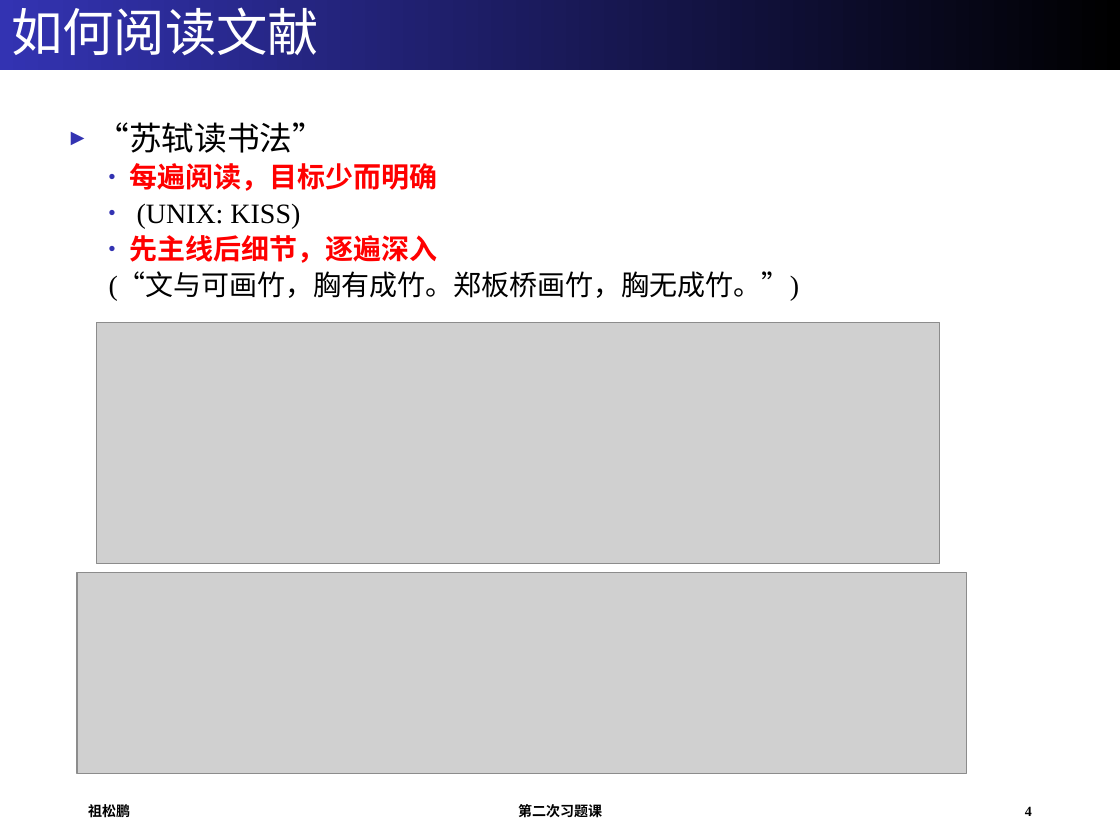
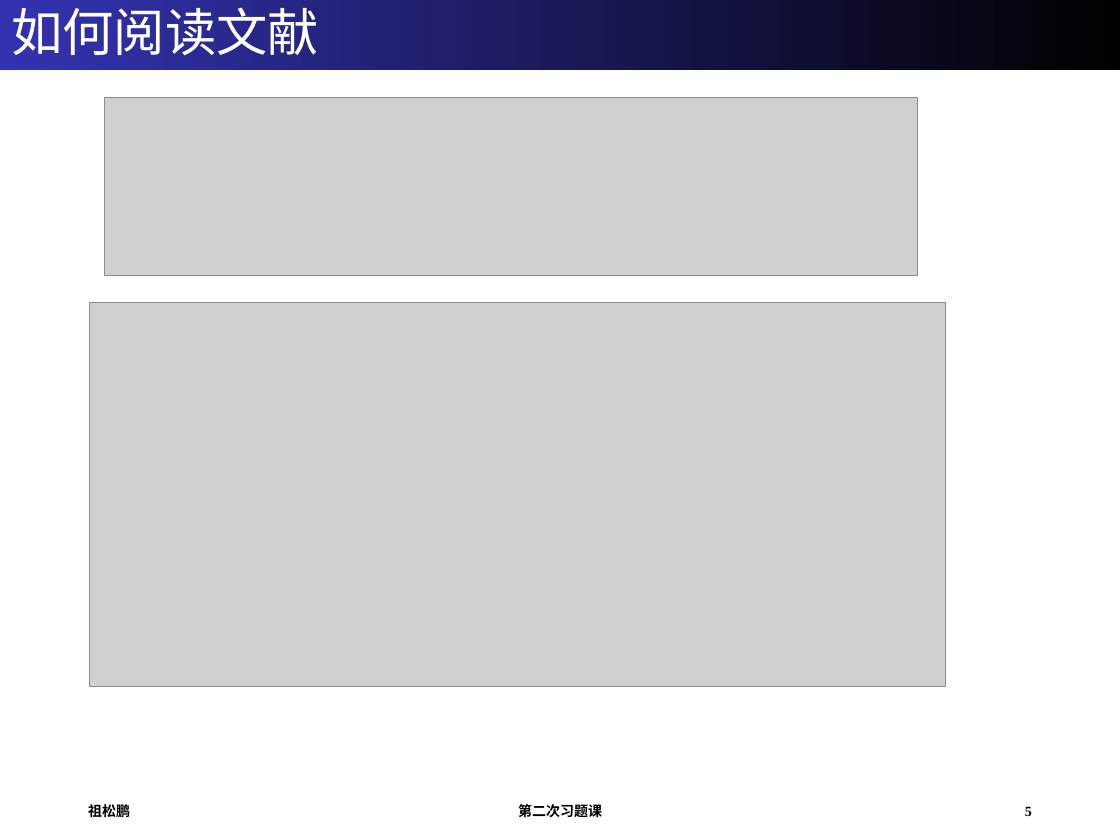
Before and after one commit to biotcm/Intro2CompBio, a slide deck: slide 5 of Class2_szu_151027.pptx (slide 4 before the commit). Drawn at 1120x840 pixels with LibreOffice and Linux fonts; fonts in the diff are those of the drawing; grey boxes stand for pictures. Boxes give left, top, right and bottom in pixels: in the first picture for what was removed or moved away, otherwise in the second. Text is boxed around its words. In the diff, an @@ line names an element or a change of style, - is before the commit and + after.

```diff
--- a/Class2_szu_151027.pptx
+++ b/Class2_szu_151027.pptx
@@ picture added at (104,97,917,276) @@
@@ text removed at (96,122,800,301) @@
-► “苏轼读书法”
-  • 每遍阅读，目标少而明确
-  • (UNIX: KISS)
-  • 先主线后细节，逐遍深入
-  (“文与可画竹，胸有成竹。郑板桥画竹，胸无成竹。”)
@@ picture: place and size @@
-picture at (96,323,940,563)
+picture at (90,302,946,687)
@@ picture removed at (77,572,967,774) @@
@@ page number at (1025,807,1032,816): text changed @@
-4
+5
```
Also in this commit, not shown: 1 other slide changed, 1 slide added.
